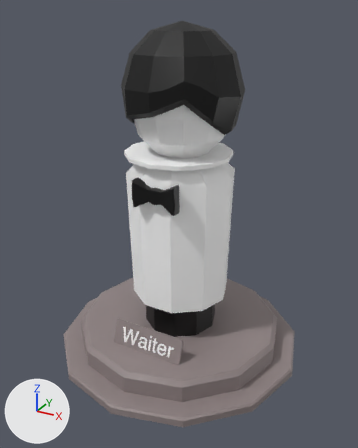
A saved change to the FBX model SpyParty/SpyParty/Assets/Models/waiter.fbx.
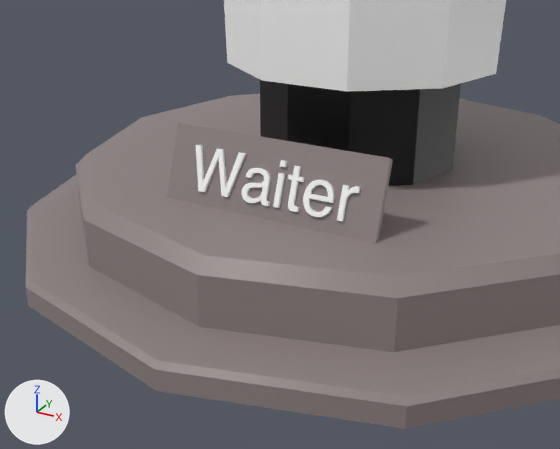
Each version appears first whole from a camera (50 mm lens) standing at (-0.6726, -0.1599, 0.1228) and looking at (-0.7588, -0.0031, 0.0444), and next in a close-up from a camera (50 mm lens) standing at (-0.7153, -0.1054, 0.0371) and looking at (-0.7578, -0.0282, -0.0015). Lighting does not change. The marker at lower left points along +X, +Y and +Z. Where no turn or scale is listed for an object, it has been applied to the vertices.

Objects in the first close-up: 'Trim_Char_W_1_1', 'Trim_Char_a_1_1', 'Trim_Char_e_1_1', 'Trim_Char_i_1_1', 'Trim_Char_r_1_1', 'Trim_Char_t_1_1', 'pCube13', 'pCylinder13', 'pCylinder9'.
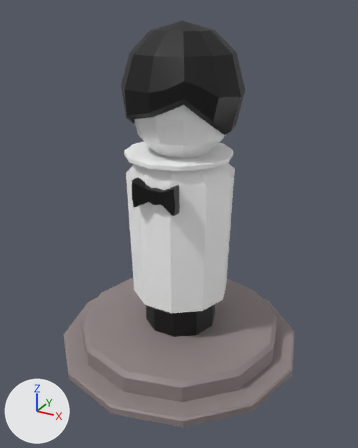
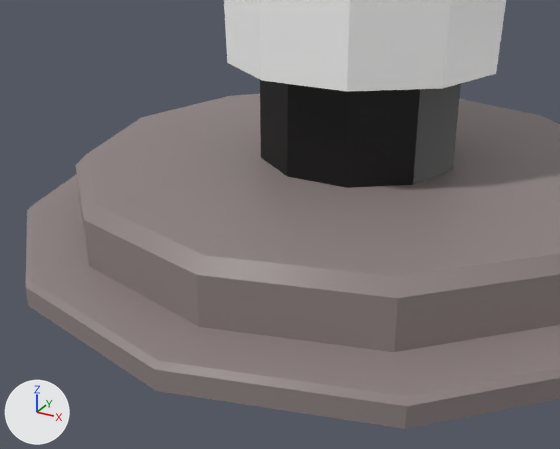
The newer file is also turned or shifted as a whole; pictures and numbers use the older file's frame.

Boxes [x1, y1, x2, y2] around the edits, measured in the close-ups (560 x 449 px):
```json
{"object": "pCube13", "change": "deleted", "before": [167, 123, 393, 243]}
{"object": "Trim_Char_W_1_1", "change": "deleted", "before": [196, 145, 246, 197]}
{"object": "Trim_Char_e_1_1", "change": "deleted", "before": [303, 180, 335, 217]}
{"object": "Trim_Char_a_1_1", "change": "deleted", "before": [242, 168, 271, 206]}
{"object": "Trim_Char_t_1_1", "change": "deleted", "before": [288, 166, 304, 212]}
{"object": "Trim_Char_r_1_1", "change": "deleted", "before": [337, 185, 360, 221]}
{"object": "Trim_Char_i_1_1", "change": "deleted", "before": [273, 160, 287, 208]}
```

Edits to the scene script, one JSON object a line:
```json
{"op": "remove", "block": "ob_pcube13", "code": ["ob_pcube13 = bpy.data.objects.new('pCube13', me_mesh_006)", "ob_pcube13.location = (-0.7597, -0.0265, 0.0035)"]}
{"op": "remove", "block": "ob_trim_char_t_1_1", "code": ["ob_trim_char_t_1_1 = bpy.data.objects.new('Trim_Char_t_1_1', me_mesh_010)", "ob_trim_char_t_1_1.location = (-0.7712, -0.0281, 0.0007)"]}
{"op": "remove", "block": "ob_trim_char_e_1_1", "code": ["ob_trim_char_e_1_1 = bpy.data.objects.new('Trim_Char_e_1_1', me_mesh_011)", "ob_trim_char_e_1_1.location = (-0.7712, -0.0281, 0.0007)"]}
{"op": "remove", "block": "ob_trim_char_w_1_1", "code": ["ob_trim_char_w_1_1 = bpy.data.objects.new('Trim_Char_W_1_1', me_mesh_007)", "ob_trim_char_w_1_1.location = (-0.7712, -0.0281, 0.0007)"]}
{"op": "remove", "block": "ob_trim_char_i_1_1", "code": ["ob_trim_char_i_1_1 = bpy.data.objects.new('Trim_Char_i_1_1', me_mesh_009)", "ob_trim_char_i_1_1.location = (-0.7712, -0.0281, 0.0007)"]}
{"op": "remove", "block": "ob_trim_char_a_1_1", "code": ["ob_trim_char_a_1_1 = bpy.data.objects.new('Trim_Char_a_1_1', me_mesh_008)", "ob_trim_char_a_1_1.location = (-0.7712, -0.0281, 0.0007)"]}
{"op": "remove", "block": "ob_trim_char_r_1_1", "code": ["ob_trim_char_r_1_1 = bpy.data.objects.new('Trim_Char_r_1_1', me_mesh_012)", "ob_trim_char_r_1_1.location = (-0.7712, -0.0281, 0.0007)"]}
```
